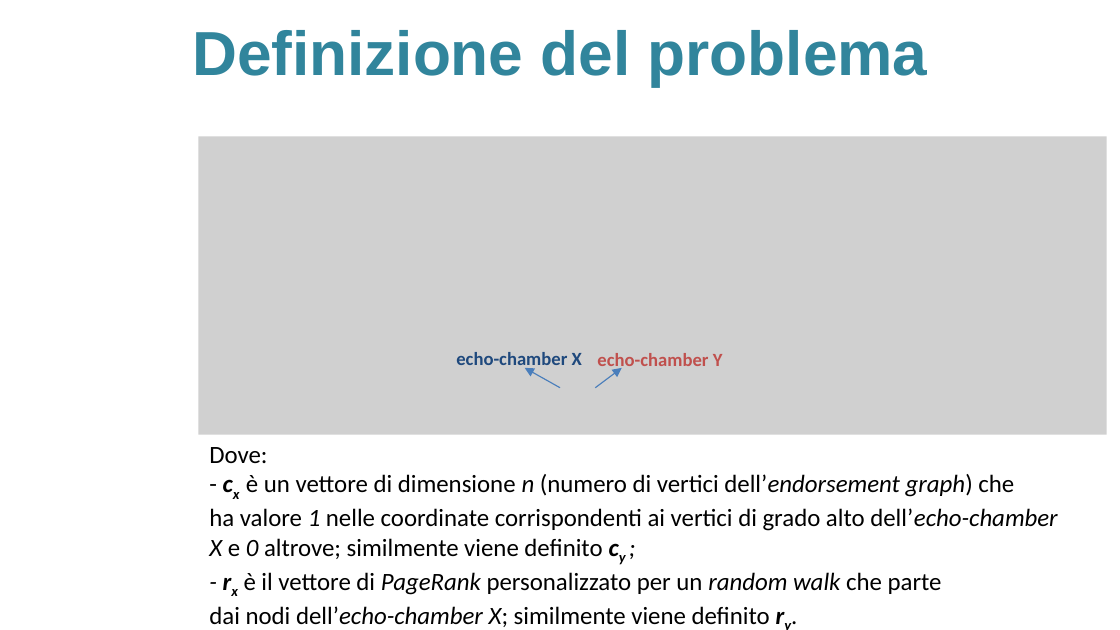
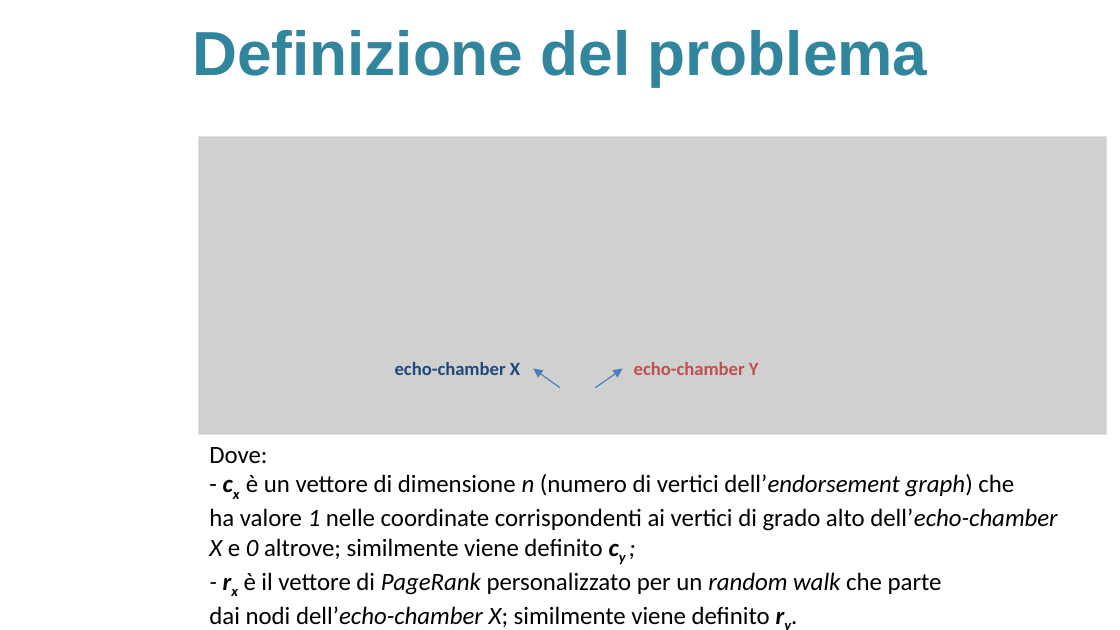
Before and after one commit to sidious1991/TesiLatex, a slide deck: slide 7 of PRESENTAZIONE_TESI/presentazione_agostini_stefano_16_9.pptx. Drawn at 1120x630 pixels with LibreOffice and Linux fonts; fonts in the diff are those of the drawing; grey boxes stand for pictures; background and template pictures are left out. Boxes give left, top, right and bottom in pixels: in the first picture for what was removed or moved away, otherwise in the second. Text is boxed around its words. In the diff, an @@ line names an element or a change of style, - is before the commit and + after.

```diff
--- a/PRESENTAZIONE_TESI/presentazione_agostini_stefano_16_9.pptx
+++ b/PRESENTAZIONE_TESI/presentazione_agostini_stefano_16_9.pptx
@@ text "echo-chamber X" rewrapped from [456,352,582,371] to [395,362,520,375] @@
@@ text "echo-chamber Y" rewrapped from [597,353,723,372] to [634,362,759,375] @@
@@ arrow moved from (560, 388) - (525, 367) to (560, 388) - (533, 368) @@
```
Also in this commit, not shown: 4 other slides changed, 1 other file.
